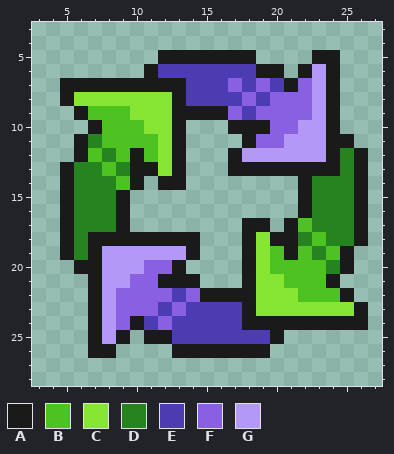
Pixel-art sprite: icons/tool-adjust.png. Above is the file before it was changed.
The file is 32x32 pixels. Shown: x 3..27, y 3..28.
Palette (. is transparent): A #1a1a1a  B #4dc322  C #86e633  D #26841f  E #4c3cb4  F #8960e2  G #b399f5
Pixels before, first column x 5:
 5 .......AAAAAAA....AA..
 6 ......AEEEEEEEAA.AGA..
 7 AAAAAAAAAEEEFEFEAFGA..
 8 ACCCCCCCAEEEEFEFFFGA..
 9 .ABBBCCCAAAAFEFFFFGA..
10 ..ABBBCCA...AAAFFGGA..
11 .ADBBBBCA....AFFGGGAA.
12 .ABDBABCA...AGGGGGGADA
13 ADDBDAACA...AAAAAAAADA
14 ADDDBA.AA........ADDDA
15 ADDDA............ADDDA
16 ADDDA............ADDDA
17 ADDDA........AA.ABDDDA
18 ADAAAAAAAA...ACAADBDDA
19 ADAGGGGGGA...ACBABDBA.
20 .AAGGGFFA....ACBBBBDA.
21 ..AGGFFAAA...ACCBBBA..
22 ..AGFFFFEFAAAACCCBBBA.
23 ..AGFFFEFEEEEACCCCCCCA
24 ..AGFAEFEEEEEAAAAAAAAA
25 ..AGA.AAEEEEEEEA......
26 ..AA....AAAAAAA.......
New version:
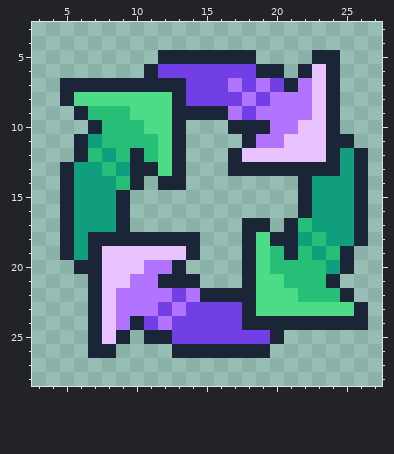
From old to new:
colour A: #1a1a1a -> #1a2538
colour B: #4dc322 -> #27bf77
colour C: #86e633 -> #4cdc87
colour D: #26841f -> #109e7c
colour E: #4c3cb4 -> #723ee5
colour F: #8960e2 -> #b273ff
colour G: #b399f5 -> #e9c3ff
